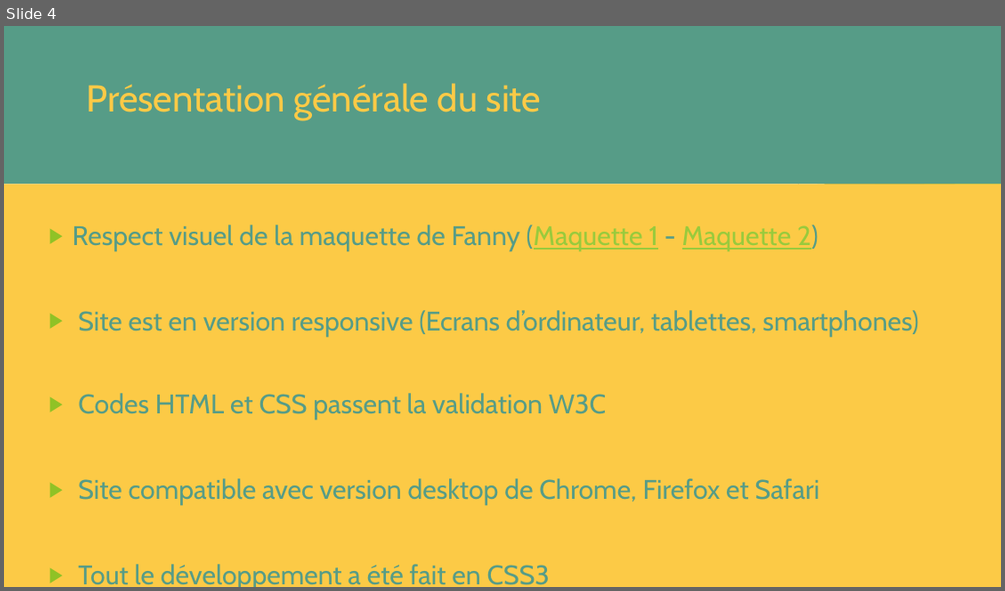
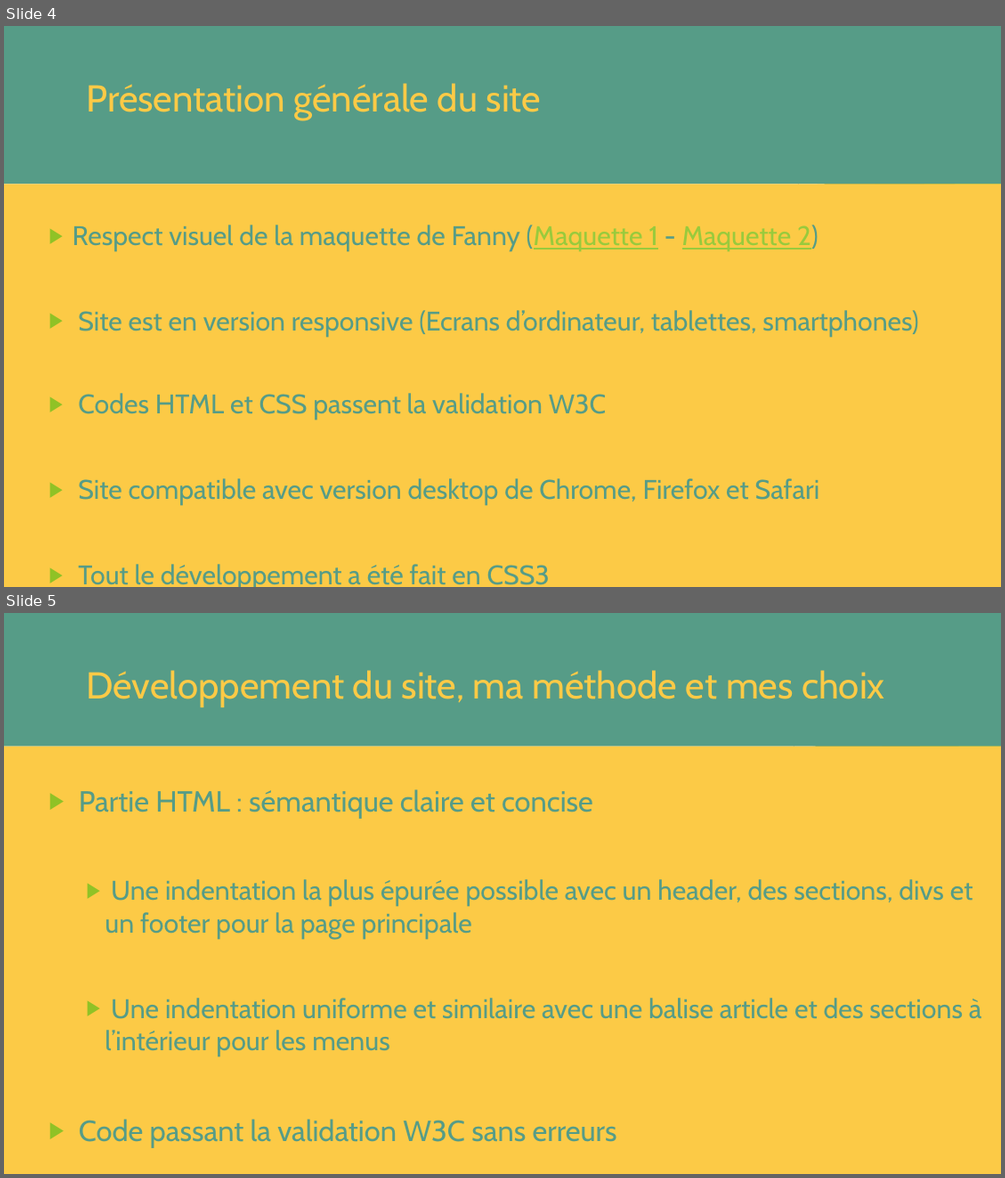
Before and after one commit to RichardZ1/Projet3_AnimationsWeb, a slide deck: OhMyFood!.pptx. Shown one above the other, each under a label of ours: slide 4 before the commit, slides 4 and 5 after it. The pictures are 1005x591 and 1005x1178 pixels, drawn with LibreOffice and Linux fonts; fonts in the diff are those of the drawing. Boxes give left, top, right and bottom in pixels: in the first picture for what was removed or moved away, otherwise in the second. Text is boxed around its words. In the diff, an @@ line names an element or a change of style, - is before the commit and + after.

```diff
--- a/OhMyFood!.pptx
+++ b/OhMyFood!.pptx
@@ slide 5 added at box(4, 613, 1001, 1174), background #FFFFFF; not listed: 10 template elements that a slide beside it also shows @@
@@ title added at box(4, 613, 1001, 747), fill #569C87, 36 pt, text #FCCA46 @@
+Développement du site, ma méthode et mes choix
@@ text added at box(4, 747, 1001, 1174), fill #FCCA46, 26 pt, text #569C87 @@
+  ▶ Partie HTML : sémantique claire et concise
+    ▶ Une indentation la plus épurée possible avec un header, des sections, divs et un footer pour la page principale
+    ▶ Une indentation uniforme et similaire avec une balise article et des sections à l’intérieur pour les menus
+  ▶ Code passant la validation W3C sans erreurs
```
Also in this commit, not shown: 2 slides changed, 5 other slides added, 1 slide removed, 3 other files.
